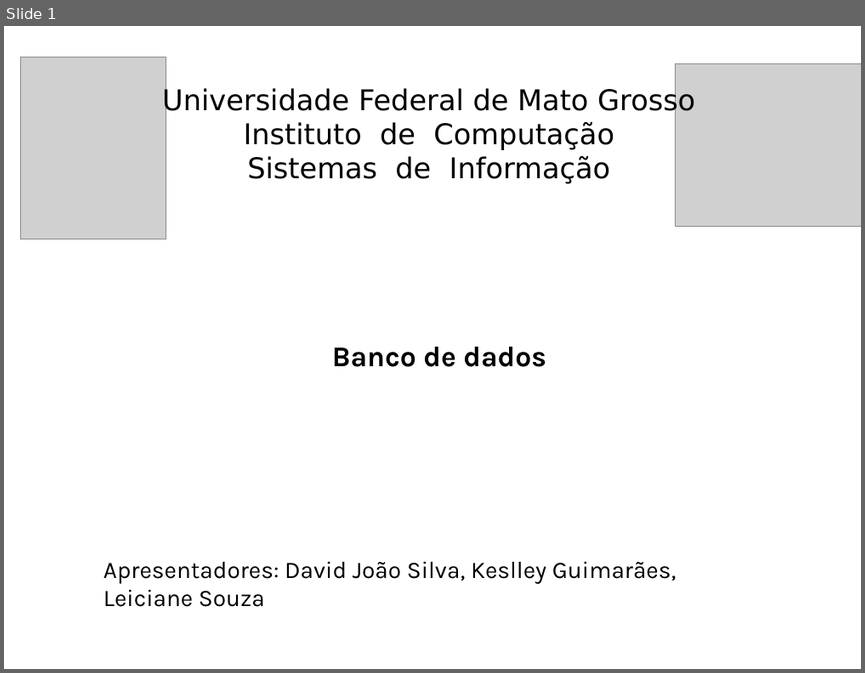
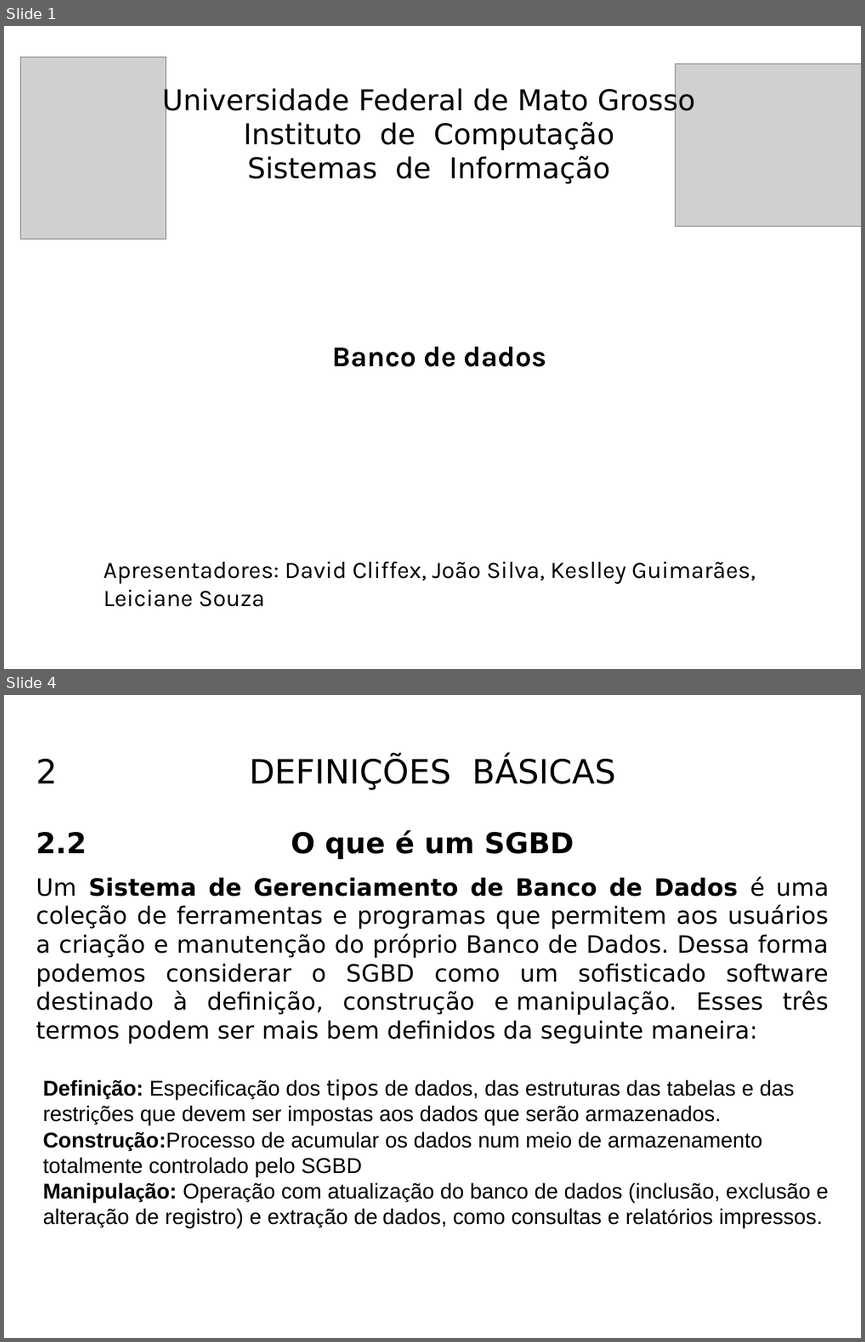
Before and after one commit to KeslleyWillian/Faculdade, a slide deck: 1-semestre/Fundamentos-da-computacao/Banco_de_dados.pptx. Shown one above the other, each under a label of ours: slide 1 before the commit, slides 1 and 4 after it; the slides between them are not shown. The pictures are 865x673 and 865x1342 pixels, drawn with LibreOffice and Linux fonts; fonts in the diff are those of the drawing; grey boxes stand for pictures. Boxes give left, top, right and bottom in pixels: in the first picture for what was removed or moved away, otherwise in the second. Text is boxed around its words. In the diff, an @@ line names an element or a change of style, - is before the commit and + after.

```diff
--- a/1-semestre/Fundamentos-da-computacao/Banco_de_dados.pptx
+++ b/1-semestre/Fundamentos-da-computacao/Banco_de_dados.pptx
@@ slide 4 added at (4, 695, 861, 1338), background #FFFFFF @@
@@ text added at (36, 759, 58, 783), 28 pt, text #000000 @@
+2
@@ text added at (249, 756, 616, 790), 28 pt, text #000000 @@
+DEFINIÇÕES BÁSICAS
@@ text added at (36, 832, 86, 853), 24 pt, text #000000, bold @@
+2.2
@@ text added at (290, 830, 574, 859), 24 pt, text #000000, bold @@
+O que é um SGBD
@@ text added at (36, 876, 828, 1043), 20 pt, text #000000 @@
+Um Sistema de Gerenciamento de Banco de Dados é uma coleção de ferramentas e programas que permitem aos usuários a criação e manutenção do próprio Banco de Dados. Dessa forma podemos considerar o SGBD como um sofisticado software destinado à definição, construção e manipulação. Esses três termos podem ser mais bem definidos da seguinte maneira:
@@ text added at (43, 1079, 828, 1229), 18 pt, text #000000 @@
+Definição: Especificação dos tipos de dados, das estruturas das tabelas e das restrições que devem ser impostas aos dados que serão armazenados.
+Construção:Processo de acumular os dados num meio de armazenamento totalmente controlado pelo SGBD
+Manipulação: Operação com atualização do banco de dados (inclusão, exclusão e alteração de registro) e extração de dados, como consultas e relatórios impressos.
@@ slide 1 changed as well @@
@@ text at (103, 561, 755, 607): text changed @@
-Apresentadores: David João Silva, Keslley Guimarães, Leiciane Souza
+Apresentadores: David Cliffex, João Silva, Keslley Guimarães, Leiciane Souza
```
Also in this commit, not shown: 4 other slides changed, 14 other slides added, 6 slides removed, 20 other files.
